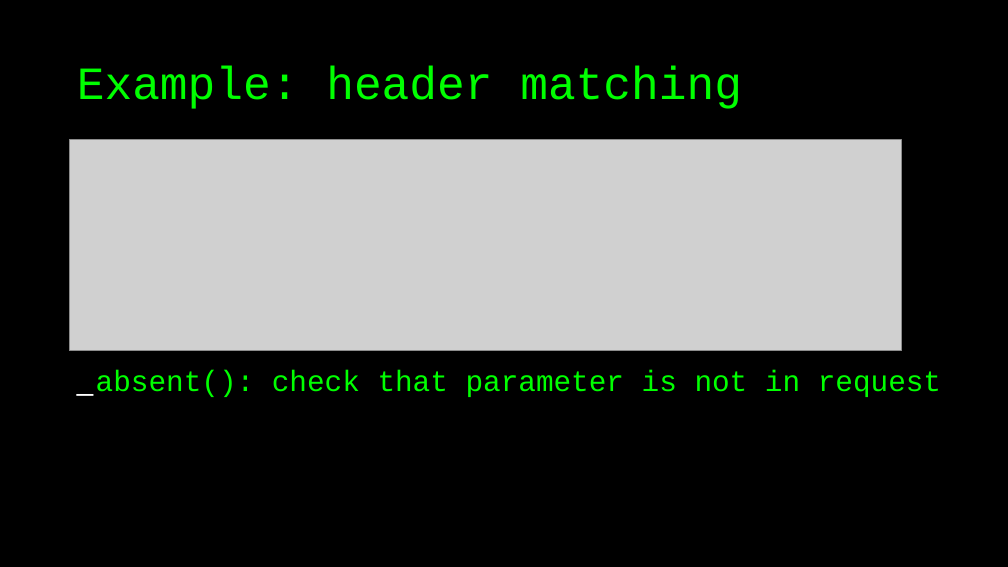
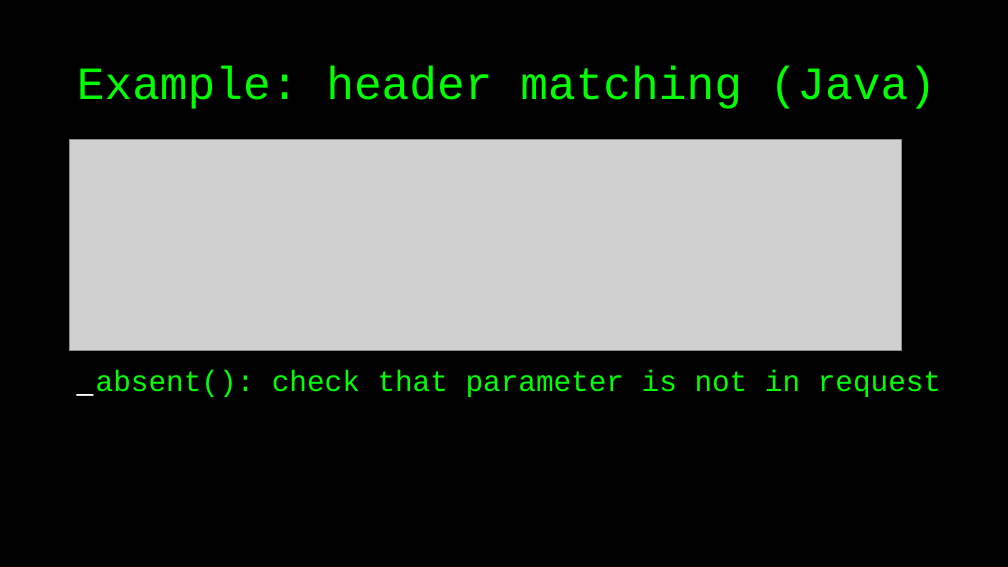
Before and after one commit to basdijkstra/wiremock-workshop, a slide deck: slide 27 of wiremock_workshop.odp (slide 26 before the commit). Drawn at 1008x567 pixels with LibreOffice and Linux fonts; fonts in the diff are those of the drawing; grey boxes stand for pictures. Boxes give left, top, right and bottom in pixels: in the first picture for what was removed or moved away, otherwise in the second. Text is boxed around its words. In the diff, an @@ line names an element or a change of style, - is before the commit and + after.

```diff
--- a/wiremock_workshop.odp
+++ b/wiremock_workshop.odp
@@ title at (x1=77, y1=67, x2=936, y2=109): text changed @@
-Example: header matching
+Example: header matching (Java)
```
Also in this commit, not shown: 16 other slides changed, 17 slides added, 21 slides removed, 6 other files.
